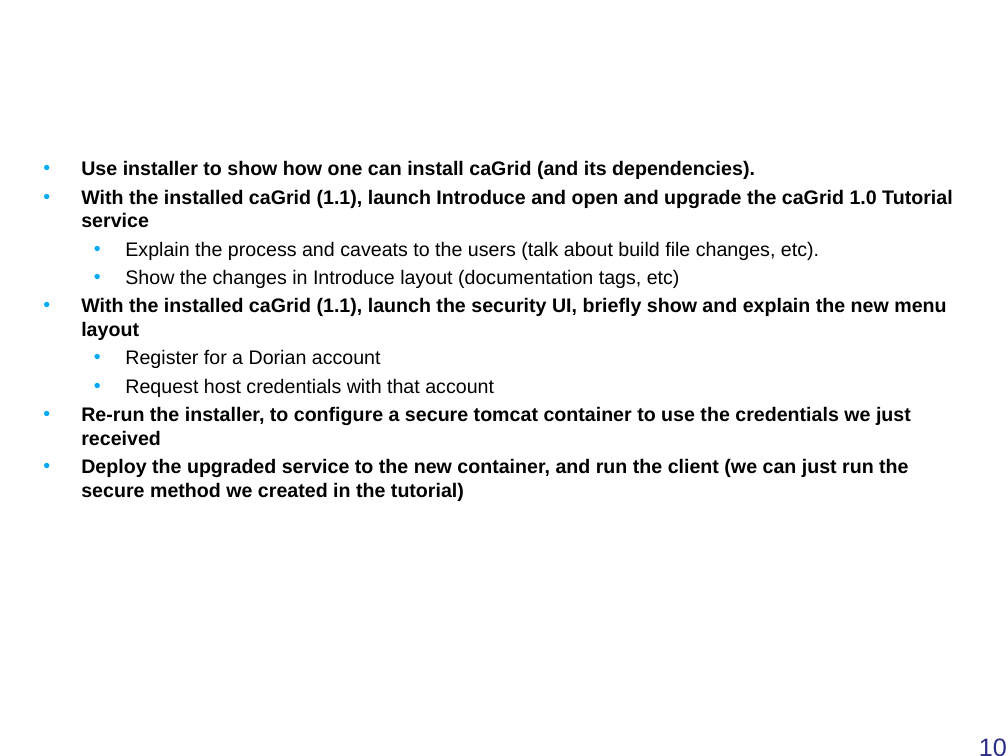
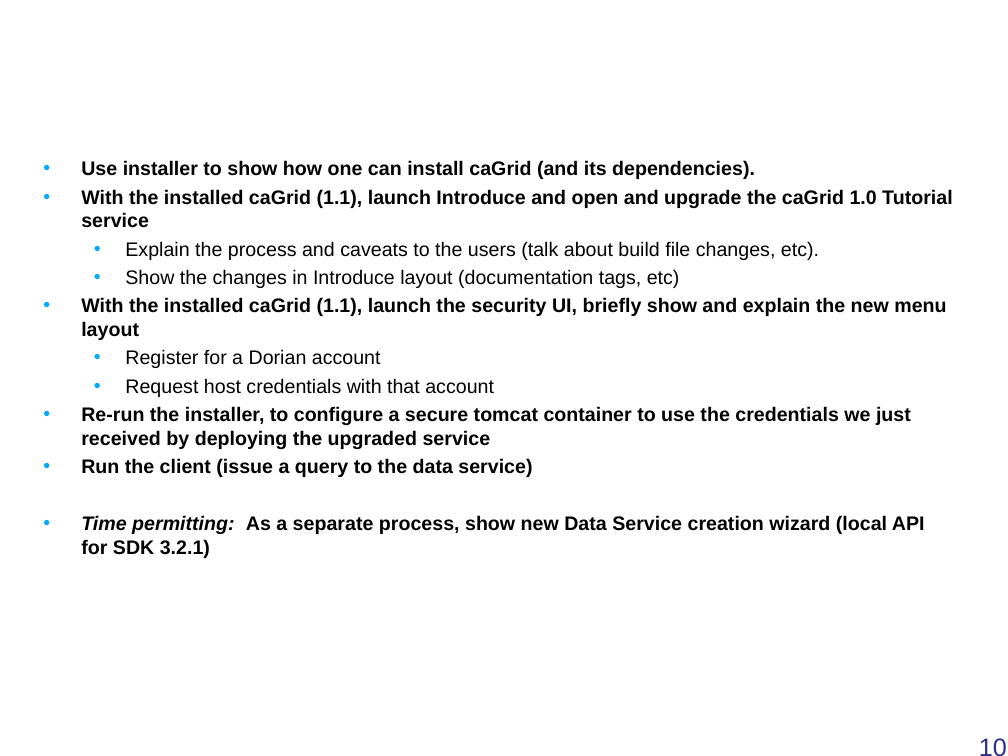
Before and after one commit to NCIP/cagrid-docs, a slide deck: slide 10 of presentations/200708_VCDE_ARCH/20070806_Day1_caGrid_Demos_and_Training.ppt. Drawn at 1008x756 pixels with LibreOffice and Linux fonts; fonts in the diff are those of the drawing; background and template pictures are left out. Boxes give left, top, right and bottom in pixels: in the first picture for what was removed or moved away, otherwise in the second. Text is boxed around its words. In the diff, an @@ line names an element or a change of style, - is before the commit and + after.

```diff
--- a/presentations/200708_VCDE_ARCH/20070806_Day1_caGrid_Demos_and_Training.ppt
+++ b/presentations/200708_VCDE_ARCH/20070806_Day1_caGrid_Demos_and_Training.ppt
@@ text at [81,406,925,558]: text changed @@
-• Re-run the installer, to configure a secure tomcat container to use the credentials we just received
-• Deploy the upgraded service to the new container, and run the client (we can just run the secure method we created in the tutorial)
+• Re-run the installer, to configure a secure tomcat container to use the credentials we just received by deploying the upgraded service
+• Run the client (issue a query to the data service)
+• Time permitting: As a separate process, show new Data Service creation wizard (local API for SDK 3.2.1)
```
Also in this commit, not shown: 1 other slide changed, 1 other file.
